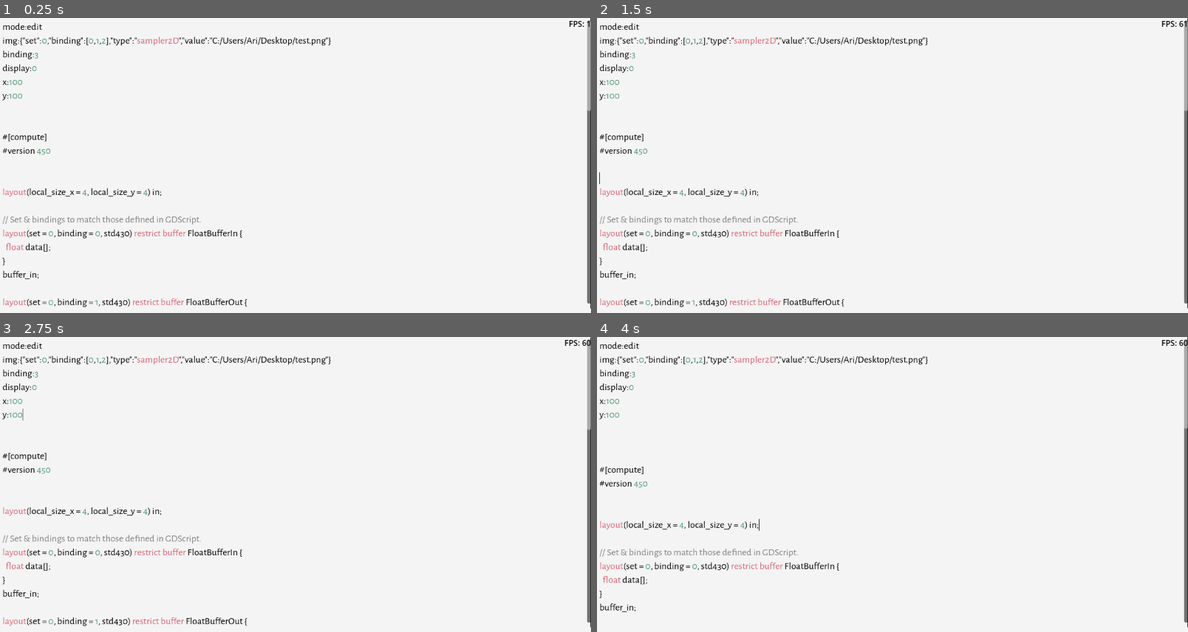
Above: before the commit, frames 1-4 (two rows, left to right).
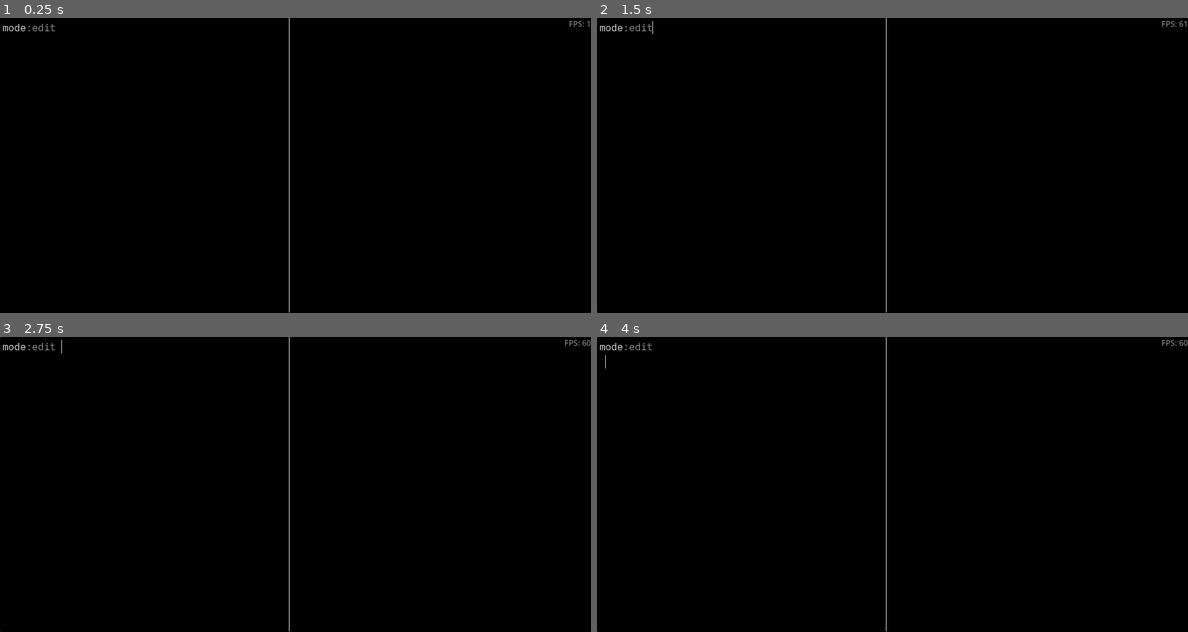
Above: after the commit, the same moments.

Repository: AriGrele/Shading_interface
Game: Godot game, scene res://main.tscn
Two runs of this game, one before a commit and one after it. Both use one fixed random seed, a clock stepped at 60 frames per second and the inputs below.
Inputs (mouse positions are in pixels of both pictures, inside the frame that each line leads up to):
- Up to frame 1 (0.25 s): no input
- Up to frame 2 (1.5 s): tap Enter at 0.5 s; move the mouse to (1022, 150) at 0.52 s; click (1022, 150) at 0.6 s; move the mouse to (774, 180) at 1.27 s; click (774, 180) at 1.35 s
- Up to frame 3 (2.75 s): tap Space at 2 s; move the mouse to (354, 419) at 2.02 s; click (354, 419) at 2.1 s
- Up to frame 4 (4 s): tap Enter at 2.75 s; move the mouse to (862, 543) at 2.77 s; click (862, 543) at 2.85 s; tap Space at 3.5 s; move the mouse to (1069, 528) at 3.52 s; click (1069, 528) at 3.6 s

The runs differ from the first frame. In frame 1, 100% of the frame differs, in the area x 0-100%, y 0-100%; in frame 2, 100%; in frame 3, 100%; in frame 4, 100%.
Error before the commit: Cannot call method 'shader_compile_spirv_from_source' on a null value. (res://code/compute.gd:24)

Commit message:
Dark theme

Diff:
--- a/code/compute.gd
+++ b/code/compute.gd
@@ -69,7 +69,7 @@
 			fmt.width      = width
 			fmt.height     = height
 			fmt.usage_bits = RenderingDevice.TEXTURE_USAGE_CAN_UPDATE_BIT | RenderingDevice.TEXTURE_USAGE_SAMPLING_BIT
-			fmt.format     = RenderingDevice.DATA_FORMAT_R8G8B8_SRGB
+			fmt.format     = RenderingDevice.DATA_FORMAT_R8G8B8A8_SRGB
 
 			var read_data = PackedByteArray(img_pba)
 			#print('r: ',read_data)
@@ -160,7 +160,7 @@
 			dim=Vector2(dim[0]+dim[1]*256+dim[2]*256*256+dim[3]*256*256*256,dim[4]+dim[5]*256+dim[6]*256*256+dim[7]*256*256*256)
 
 			print('dim: ',dim)
-			var image = Image.create_from_data(dim.x,dim.y,false,Image.FORMAT_RGB8,rd.buffer_get_data(buffers[display]))
+			var image = Image.create_from_data(dim.x,dim.y,false,Image.FORMAT_RGBA8,rd.buffer_get_data(buffers[display]))
 			var image_texture = ImageTexture.new()
 			image_texture.set_image(image)
 			texture.set_texture(image_texture)
--- a/code/scripthighlight.gd
+++ b/code/scripthighlight.gd
@@ -69,7 +69,7 @@
 		'#[compute]',
 		'#version 450']}
 
-	var regions={'#808080':['//']}
+	var regions={'#808080':['//'],'#999999':[':']}
 
 	for color in keywords:
 		for keyword in keywords[color]:
--- a/main.tscn
+++ b/main.tscn
@@ -2,10 +2,10 @@
 
 [ext_resource type="Script" path="res://code/cols.scale.gd" id="1_a8mmw"]
 [ext_resource type="Script" path="res://code/screen.scale.gd" id="1_kqbif"]
-[ext_resource type="FontFile" uid="uid://bbyvcvft3iw1n" path="res://assets/AlegreyaSans-Regular.ttf" id="2_2pwtu"]
 [ext_resource type="Script" path="res://code/imagerect.scale.gd" id="2_4pohs"]
 [ext_resource type="Script" path="res://code/parse_script.gd" id="2_8lfqj"]
 [ext_resource type="Material" uid="uid://vjptp8piaqpn" path="res://code/imagerect.tres" id="3_hpadw"]
+[ext_resource type="FontFile" uid="uid://b5wrnudvxvgnq" path="res://assets/IBMPlexMono-Regular.ttf" id="3_m1whu"]
 [ext_resource type="Script" path="res://code/scripthighlight.gd" id="3_phq1v"]
 [ext_resource type="Script" path="res://code/load_script.gd" id="5_0h2bw"]
 [ext_resource type="Script" path="res://code/texture.scale.gd" id="5_eiiqj"]
@@ -20,13 +20,16 @@
 content_margin_top = 5.0
 content_margin_right = 5.0
 content_margin_bottom = 5.0
+bg_color = Color(0.639216, 0.6, 0.470588, 1)
 draw_center = false
 border_width_right = 1
-border_color = Color(0, 0, 0, 1)
+border_color = Color(1, 1, 1, 1)
 
 [sub_resource type="CodeHighlighter" id="CodeHighlighter_q0mbx"]
 number_color = Color(0.313726, 0.596078, 0.454902, 1)
+symbol_color = Color(1, 1, 1, 1)
 function_color = Color(0.0901961, 0.623529, 0.878431, 1)
+member_variable_color = Color(0.6, 0.6, 0.6, 1)
 
 [node name="main" type="Node2D"]
 
@@ -51,14 +54,15 @@
 layout_mode = 2
 size_flags_horizontal = 3
 size_flags_vertical = 3
-theme_override_colors/font_color = Color(0, 0, 0, 1)
-theme_override_colors/font_selected_color = Color(0, 0, 0, 1)
-theme_override_colors/font_readonly_color = Color(0, 0, 0, 1)
-theme_override_colors/font_placeholder_color = Color(0.431373, 0.431373, 0.431373, 1)
-theme_override_colors/font_outline_color = Color(0, 0, 0, 1)
-theme_override_colors/current_line_color = Color(0, 0, 0, 1)
-theme_override_colors/caret_color = Color(0, 0, 0, 1)
-theme_override_fonts/font = ExtResource("2_2pwtu")
+theme_override_colors/font_color = Color(0.9, 0.9, 0.9, 1)
+theme_override_colors/font_selected_color = Color(0.9, 0.9, 0.9, 1)
+theme_override_colors/font_readonly_color = Color(0.9, 0.9, 0.9, 1)
+theme_override_colors/font_placeholder_color = Color(0.6, 0.6, 0.6, 1)
+theme_override_colors/font_outline_color = Color(0.9, 0.9, 0.9, 1)
+theme_override_colors/selection_color = Color(0.4, 0.4, 0.4, 1)
+theme_override_colors/current_line_color = Color(0.9, 0.9, 0.9, 1)
+theme_override_colors/caret_color = Color(0.9, 0.9, 0.9, 1)
+theme_override_fonts/font = ExtResource("3_m1whu")
 theme_override_font_sizes/font_size = 20
 theme_override_styles/normal = SubResource("StyleBoxFlat_p7sun")
 placeholder_text = "Enter shading script"
@@ -96,6 +100,7 @@
 size_flags_horizontal = 4
 size_flags_vertical = 4
 size_flags_stretch_ratio = 100.0
+color = Color(0, 0, 0, 1)
 script = ExtResource("2_4pohs")
 
 [node name="viewport" type="SubViewport" parent="screen/cols/himage/vimage/imagerect"]
@@ -106,6 +111,7 @@
 material = ExtResource("5_ll1yt")
 offset_right = 20.0
 offset_bottom = 20.0
+color = Color(0, 0, 0, 1)
 
 [node name="spacer3" type="Control" parent="screen/cols/himage/vimage"]
 layout_mode = 2
@@ -124,7 +130,8 @@
 offset_bottom = 23.0
 grow_horizontal = 0
 size_flags_vertical = 0
-theme_override_colors/font_color = Color(0, 0, 0, 1)
+theme_override_colors/font_color = Color(0.5, 0.5, 0.5, 1)
+theme_override_colors/font_outline_color = Color(0, 0, 0, 1)
 script = ExtResource("7_jybdq")
 
 [node name="compute" type="Node2D" parent="."]
--- a/project.godot
+++ b/project.godot
@@ -48,4 +48,4 @@
 [rendering]
 
 renderer/rendering_method.mobile="gl_compatibility"
-environment/defaults/default_clear_color=Color(0.956863, 0.956863, 0.956863, 1)
+environment/defaults/default_clear_color=Color(0, 0, 0, 1)
Binary file removed: assets/AlegreyaSans-Regular.ttf
Binary file added: assets/IBMPlexMono-Regular.ttf
Not shown, changed: assets/IBMPlexMono-Regular.ttf.import
Not shown, changed: examples/simplex noise.txt
Not shown, changed: input.txt
